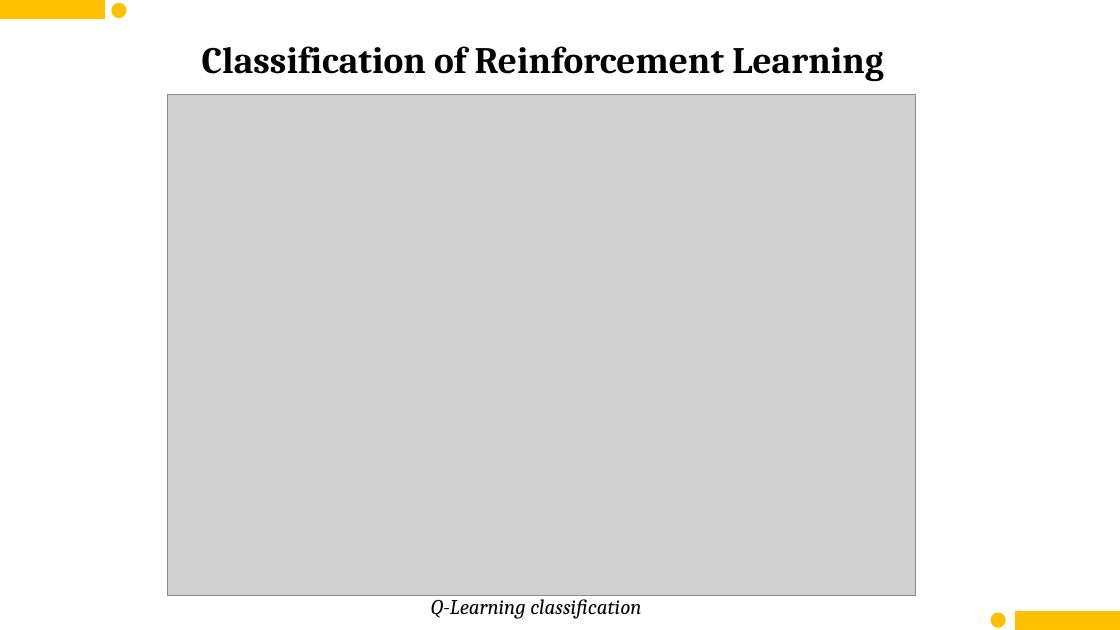
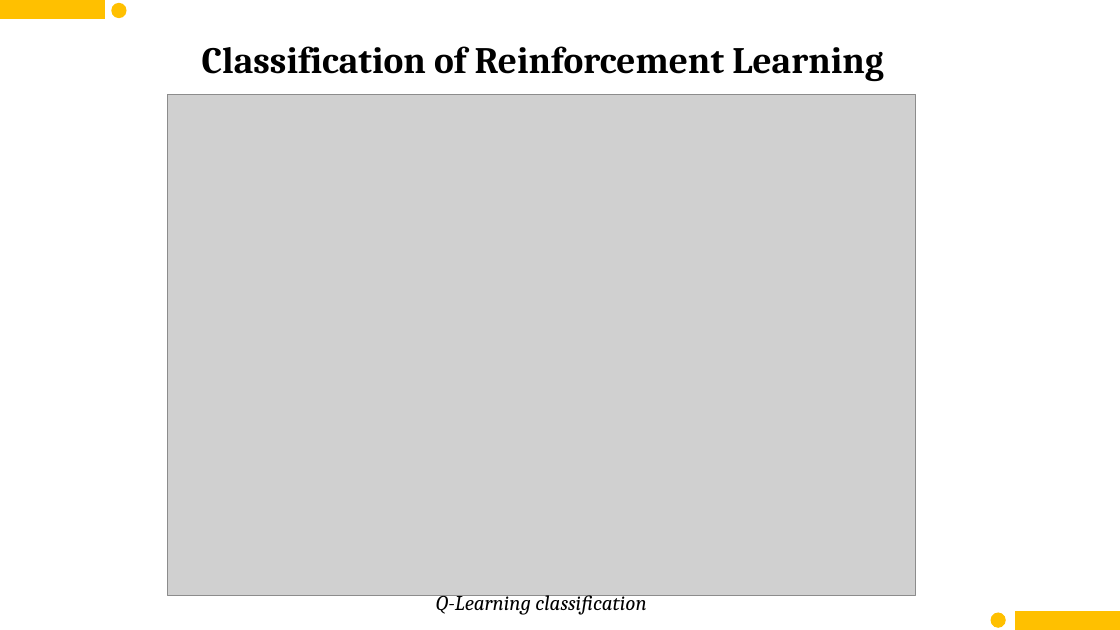
Before and after one commit to imshubhamcodex/ql--resources, a slide deck: slide 9 of mid_sem_RL.pptx. Drawn at 1120x630 pixels with LibreOffice and Linux fonts; fonts in the diff are those of the drawing; grey boxes stand for pictures. Boxes give left, top, right and bottom in pixels: in the first picture for what was removed or moved away, otherwise in the second. Text is boxed around its words. In the diff, an @@ line names an element or a change of style, - is before the commit and + after.

```diff
--- a/mid_sem_RL.pptx
+++ b/mid_sem_RL.pptx
@@ text "Q-Learning classification" rewrapped from <box>430,594,641,619</box> to <box>435,595,646,615</box> @@
```
Also in this commit, not shown: 7 other slides changed, 2 slides added.
